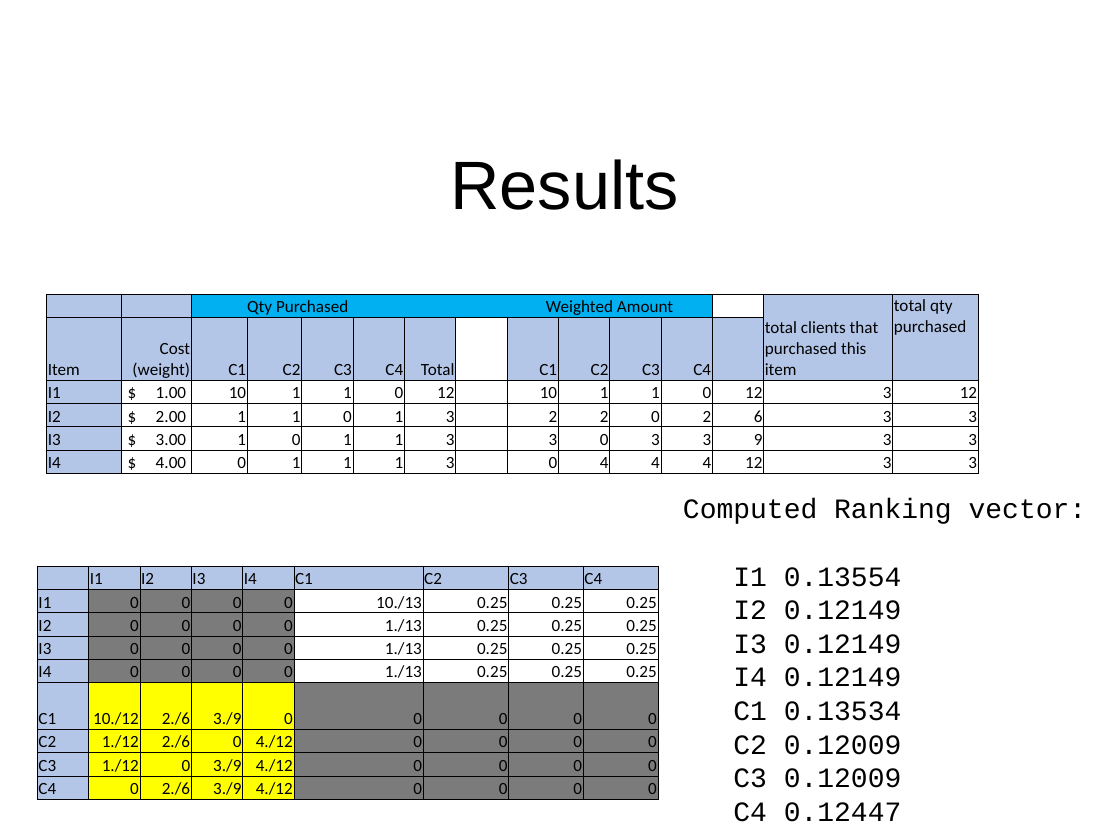
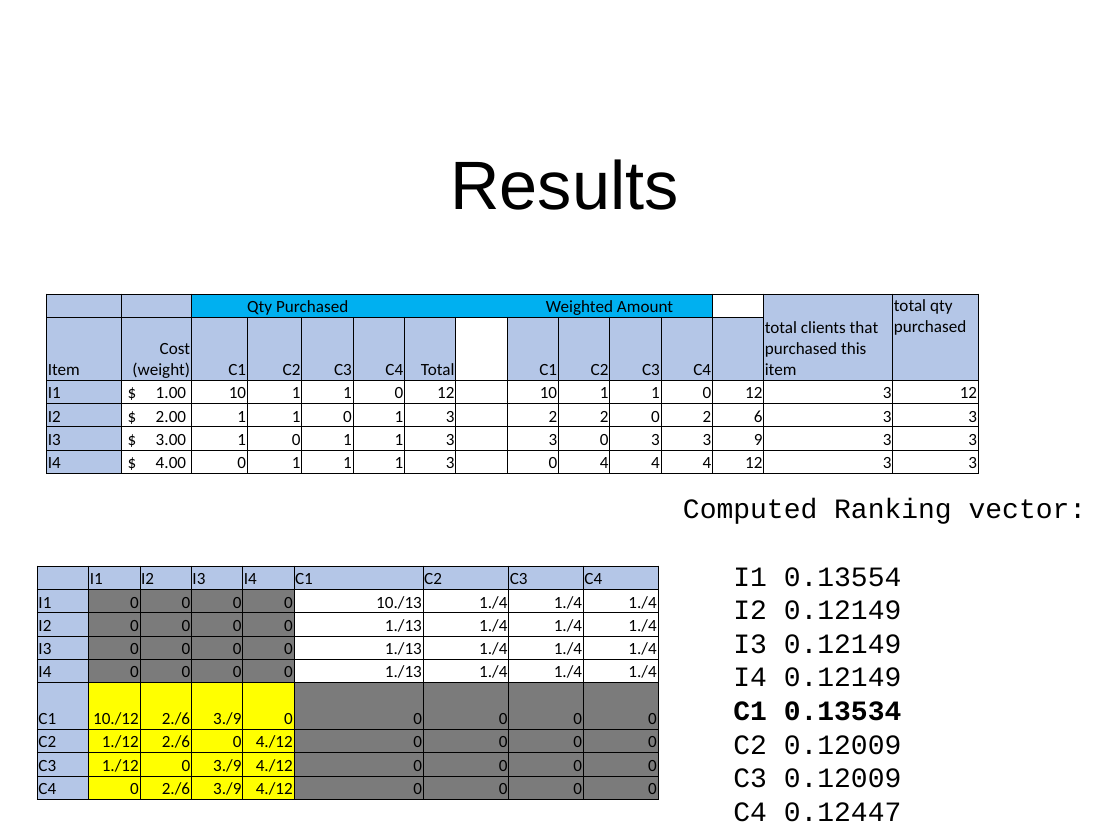
Before and after one commit to nicomp42/CS7081Spring2016Group01FinalProject, a slide deck: slide 11 of Team 01 Final Project.pptx. Drawn at 1120x840 pixels with LibreOffice and Linux fonts; fonts in the diff are those of the drawing; background and template pictures are left out. Boxes give left, top, right and bottom in pixels: in the first picture for what was removed or moved away, otherwise in the second. Text is boxed around its words. In the diff, an @@ line names an element or a change of style, - is before the commit and + after.

```diff
--- a/Team 01 Final Project.pptx
+++ b/Team 01 Final Project.pptx
@@ table at [37, 566, 659, 799] @@
-row 2: I1 | 0 | 0 | 0 | 0 | 10./13 | 0.25 | 0.25 | 0.25
+row 2: I1 | 0 | 0 | 0 | 0 | 10./13 | 1./4 | 1./4 | 1./4
-row 3: I2 | 0 | 0 | 0 | 0 | 1./13 | 0.25 | 0.25 | 0.25
+row 3: I2 | 0 | 0 | 0 | 0 | 1./13 | 1./4 | 1./4 | 1./4
-row 4: I3 | 0 | 0 | 0 | 0 | 1./13 | 0.25 | 0.25 | 0.25
+row 4: I3 | 0 | 0 | 0 | 0 | 1./13 | 1./4 | 1./4 | 1./4
-row 5: I4 | 0 | 0 | 0 | 0 | 1./13 | 0.25 | 0.25 | 0.25
+row 5: I4 | 0 | 0 | 0 | 0 | 1./13 | 1./4 | 1./4 | 1./4
@@ text at [733, 701, 902, 721]: bold on in "C1 0.13534" @@
```
Also in this commit, not shown: 5 other slides changed, 3 slides added, 1 other file.
